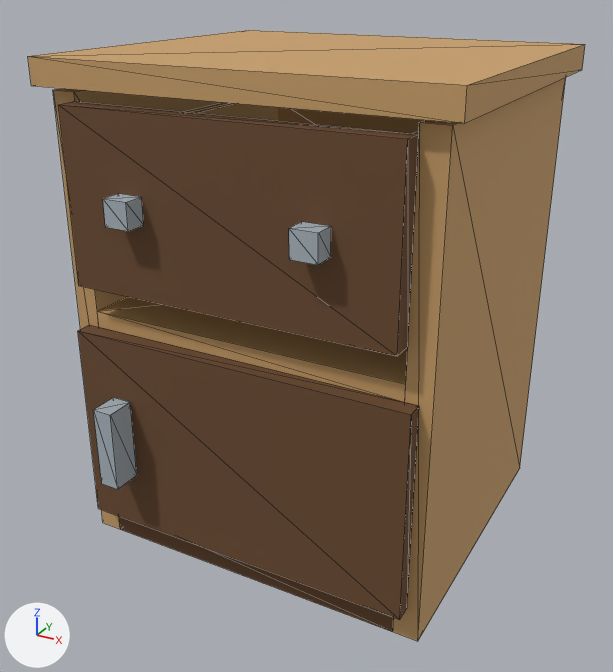
One commit to the glTF model site/models/GI_Nightstand_01.glb: the scene before it, then after it.
Before and after are seen from a camera (50 mm lens) standing at (0.466, -0.893, 0.684) and looking at (-0.002, -0.042, 0.259). Lighting does not change. The marker at lower left points along +X, +Y and +Z. The first picture is the older version. Mesh edges are drawn as thin lines. Where no turn or scale is listed for an object, it has been applied to the vertices. Vertices at exactly the same position are counted once.

The first picture shows 'Door', 'Drawer1', 'GI_Nightstand_01'.
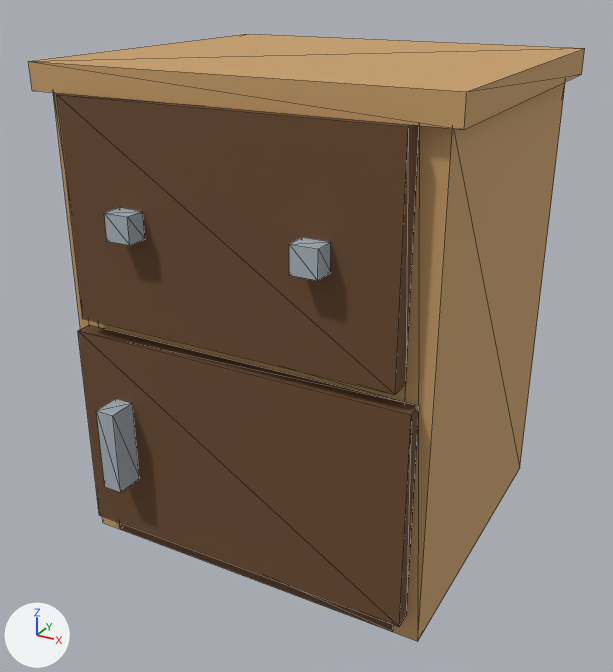
What the commit changed:
me_gi_nightstand_01 is used by ob_gi_nightstand_01; location (0.0, 0.0, 0.0).
Before the commit, vertices of me_gi_nightstand_01: 26 (-0.195, 0.2, 0.29), 27 (-0.195, 0.2, 0.31), 30 (0.195, 0.2, 0.29), 31 (0.195, 0.2, 0.31).
me_gi_nightstand_01 had 42 vertices, 72 faces and spanned x -0.24..0.24, y -0.215..0.215, z 0.0..0.595.
me_gi_nightstand_01 now has 42 vertices, 72 faces and spans x -0.24..0.24, y -0.215..0.215, z 0.0..0.59.
me_gi_nightstand_01 part 1: the loose piece of 8 vertices spanning x -0.24..0.24, y -0.215..0.215, z 0.565..0.595 is moved by (0.0, 0.0, -0.005).
Part 2, on me_gi_nightstand_01:
Vertices 26, 27, 30, 31 of me_gi_nightstand_01 move by (0.0, -0.03, 0.0).
me_door is used by ob_door; location (0.21, -0.21, 0.165).
me_door had 16 vertices, 24 faces and spanned x -0.42..0.0, y -0.047..0.01, z -0.125..0.125.
me_door now has 16 vertices, 24 faces and spans x -0.42..0.0, y -0.043..0.01, z -0.13..0.13.
me_door part 3: the loose piece of 8 vertices spanning x -0.42..0.0, y -0.01..0.01, z -0.125..0.125 is scaled about its middle by (1, 1, 1.04).
me_door part 4: the loose piece of 8 vertices spanning x -0.373..-0.347, y -0.047..-0.013, z -0.05..0.05 is scaled about its middle by (1, 1, 1.04), then moved by (0.0, 0.005, 0.0).
me_drawer1 is used by ob_drawer1; location (0.0, -0.2, 0.45).
me_drawer1 had 52 vertices, 84 faces and spanned x -0.195..0.195, y -0.05..0.34, z -0.1..0.1.
me_drawer1 now has 52 vertices, 84 faces and spans x -0.195..0.195, y -0.05..0.34, z -0.125..0.125.
me_drawer1 part 5: the loose piece of 8 vertices spanning x -0.195..0.195, y -0.025..0.0, z -0.1..0.1 is scaled about its middle by (1, 1, 1.25).
me_drawer1 part 6: the loose piece of 20 vertices spanning x -0.155..0.155, y 0.0..0.34, z -0.07..0.074 is scaled about its middle by (1, 1, 1.25), then moved by (0.0, 0.0, -0.007).
Other edits to the shape of me_drawer1 do not show in these pictures.
Object 'Door' (ob_door) moves from (0.21, -0.21, 0.165) to (0.21, -0.21, 0.16).
Object 'Drawer1' (ob_drawer1) moves from (0.0, -0.2, 0.45) to (0.0, -0.2, 0.435).

Boxes (x1, y1, x2, y2) around the edits, measured in the pictures (613 x 672 px; the box of a moved part takes in the faces that stretch with it):
'GI_Nightstand_01', reshaped: before (28, 30, 585, 641); after (28, 34, 585, 641)
'Drawer1', reshaped, moved (18% taller): before (58, 102, 424, 356); after (57, 94, 419, 395)
'Door', reshaped, moved: before (78, 325, 419, 620); after (78, 325, 419, 627)
part 1 of me_gi_nightstand_01, moved or reshaped: before (28, 30, 585, 123); after (28, 34, 585, 130)
part 2 of me_gi_nightstand_01, moved or reshaped (not visible afterwards): before (97, 297, 408, 384)
part 3 of me_door, moved or reshaped: before (90, 327, 419, 620); after (90, 327, 419, 627)
part 4 of me_door, moved or reshaped: before (93, 397, 137, 489); after (96, 399, 139, 492)
part 5 of me_drawer1, moved or reshaped: before (58, 102, 419, 356); after (57, 94, 419, 395)
part 6 of me_drawer1, moved or reshaped (not visible afterwards): before (184, 102, 424, 134)
